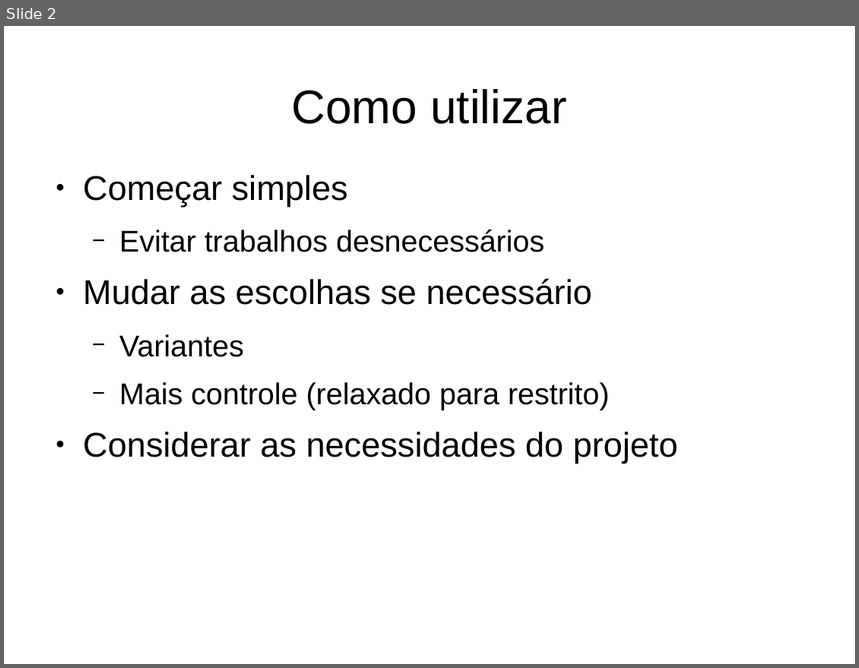
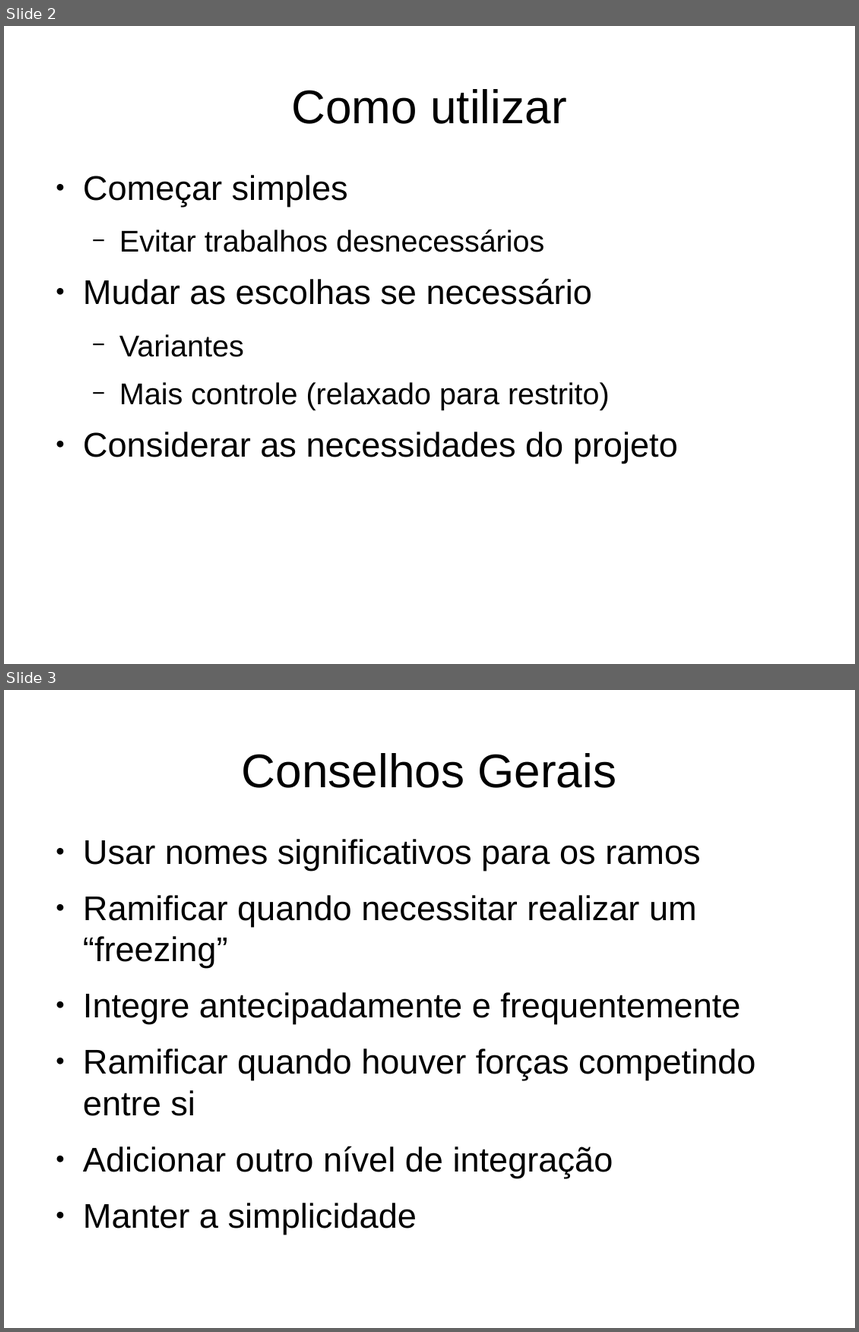
Before and after one commit to gtessa/gc20131_leitura_5, a slide deck: Final.odp. Shown one above the other, each under a label of ours: slide 2 before the commit, slides 2 and 3 after it. The pictures are 859x668 and 859x1332 pixels, drawn with LibreOffice and Linux fonts; fonts in the diff are those of the drawing. Boxes give left, top, right and bottom in pixels: in the first picture for what was removed or moved away, otherwise in the second. Text is boxed around its words. In the diff, an @@ line names an element or a change of style, - is before the commit and + after.

```diff
--- a/Final.odp
+++ b/Final.odp
@@ slide 3 added at [4,690,855,1328], background #FFFFFF @@
@@ title added at [242,753,617,788], 44 pt, text #000000 @@
+Conselhos Gerais
@@ text added at [83,839,756,1235], 32 pt, text #000000 @@
+● Usar nomes significativos para os ramos
+● Ramificar quando necessitar realizar um “freezing”
+● Integre antecipadamente e frequentemente
+● Ramificar quando houver forças competindo entre si
+● Adicionar outro nível de integração
+● Manter a simplicidade
```
Also in this commit, not shown: 1 slide changed, 2 other slides added.
